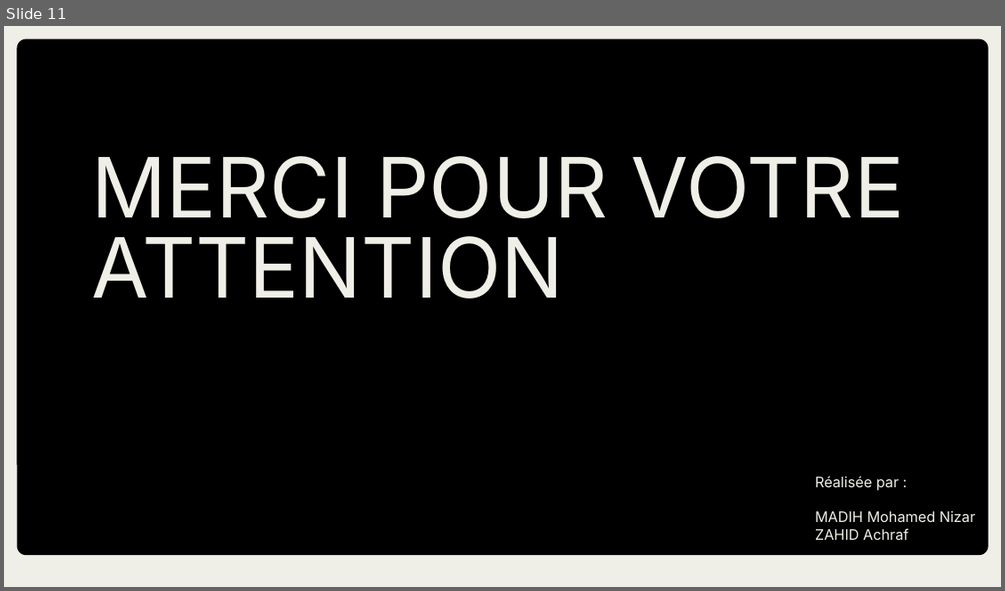
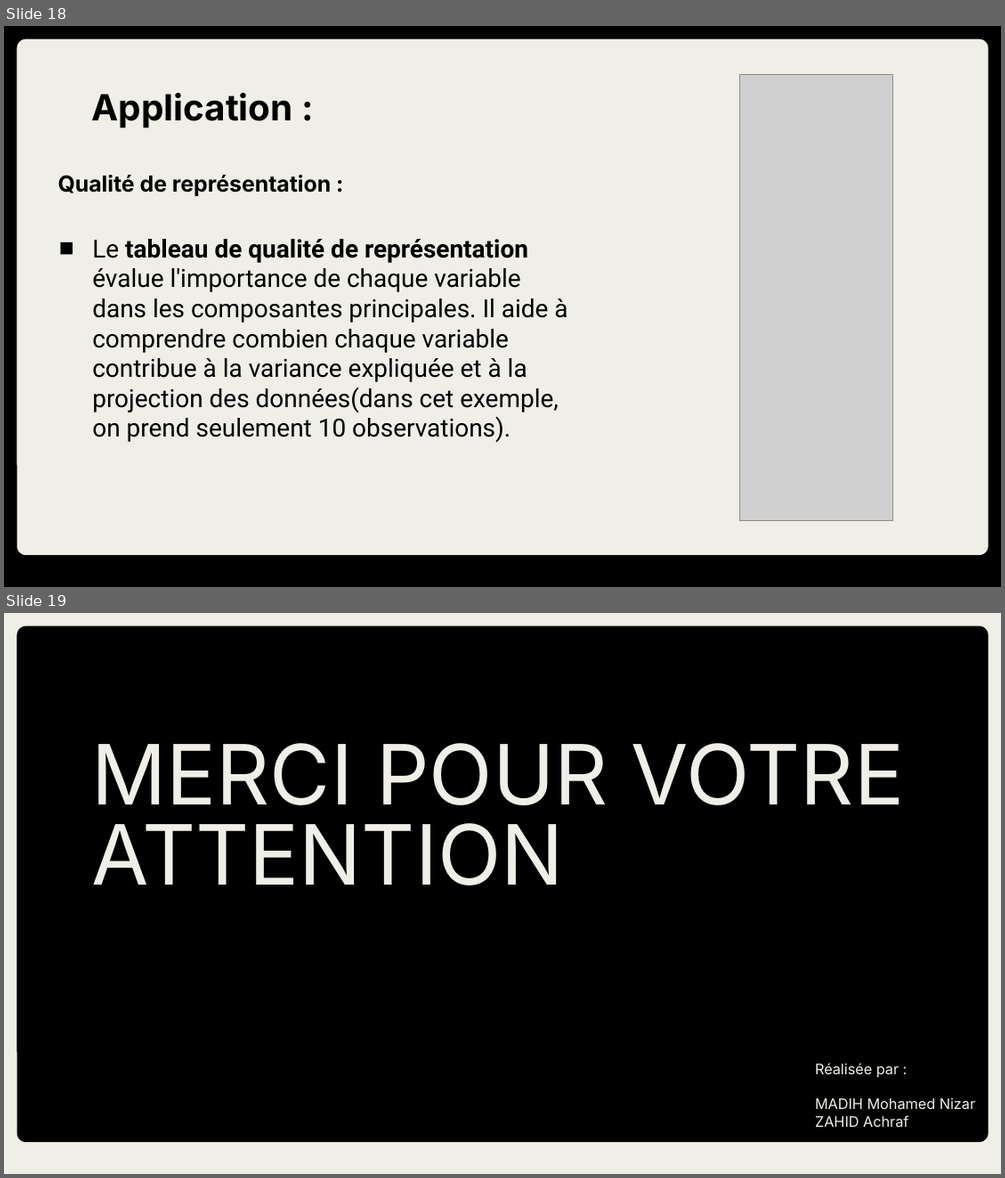
Before and after one commit to nizarover/Projet-Data-Analyst, a slide deck: Projects/Data Analyst/Presentation ACP.pptx. Shown one above the other, each under a label of ours: slide 11 before the commit, slides 18 and 19 after it. The pictures are 1005x591 and 1005x1178 pixels, drawn with LibreOffice and Linux fonts; fonts in the diff are those of the drawing; grey boxes stand for pictures. Boxes give left, top, right and bottom in pixels: in the first picture for what was removed or moved away, otherwise in the second. Text is boxed around its words. In the diff, an @@ line names an element or a change of style, - is before the commit and + after.

```diff
--- a/Projects/Data Analyst/Presentation ACP.pptx
+++ b/Projects/Data Analyst/Presentation ACP.pptx
@@ slide 18 added at [4,26,1001,587], background #000000 @@
@@ rounded rectangle added at [17,39,987,555], fill #EFEEE7 @@
@@ picture added at [740,75,892,521] @@
@@ title added at [92,93,293,128], 26 pt, text #000000, bold @@
+Application :
@@ text added at [58,175,331,196], 16 pt, text #000000, bold @@
+Qualité de représentation :
@@ subtitle added at [92,239,567,442], 18 pt, text #000000 @@
+■ Le tableau de qualité de représentation évalue l'importance de chaque variable dans les composantes principales. Il aide à comprendre combien chaque variable contribue à la variance expliquée et à la projection des données(dans cet exemple, on prend seulement 10 observations).
@@ what was slide 11 is now slide 19 @@
```
Also in this commit, not shown: 7 slides changed, 7 other slides added, 3 other files.
